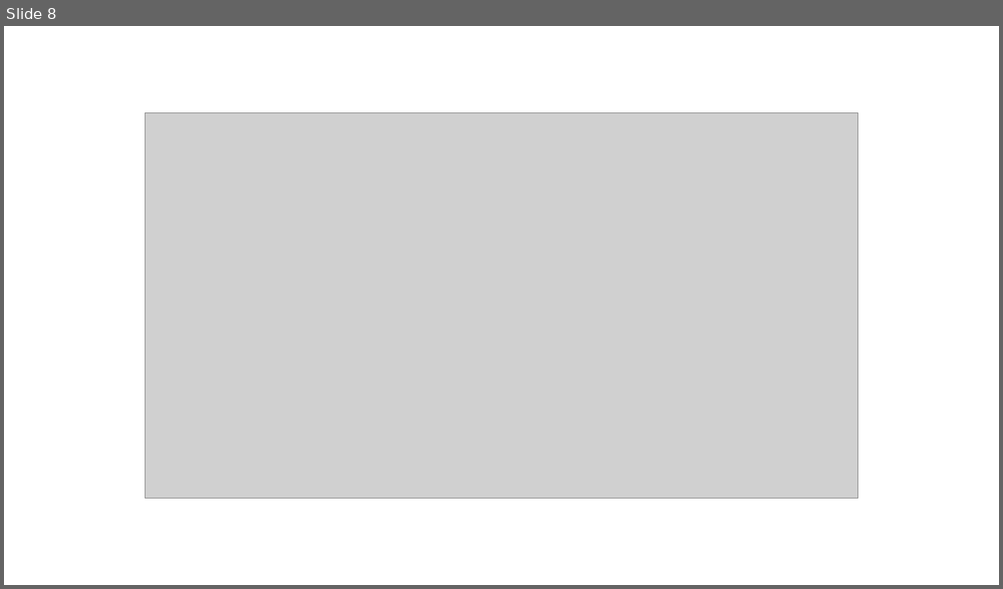
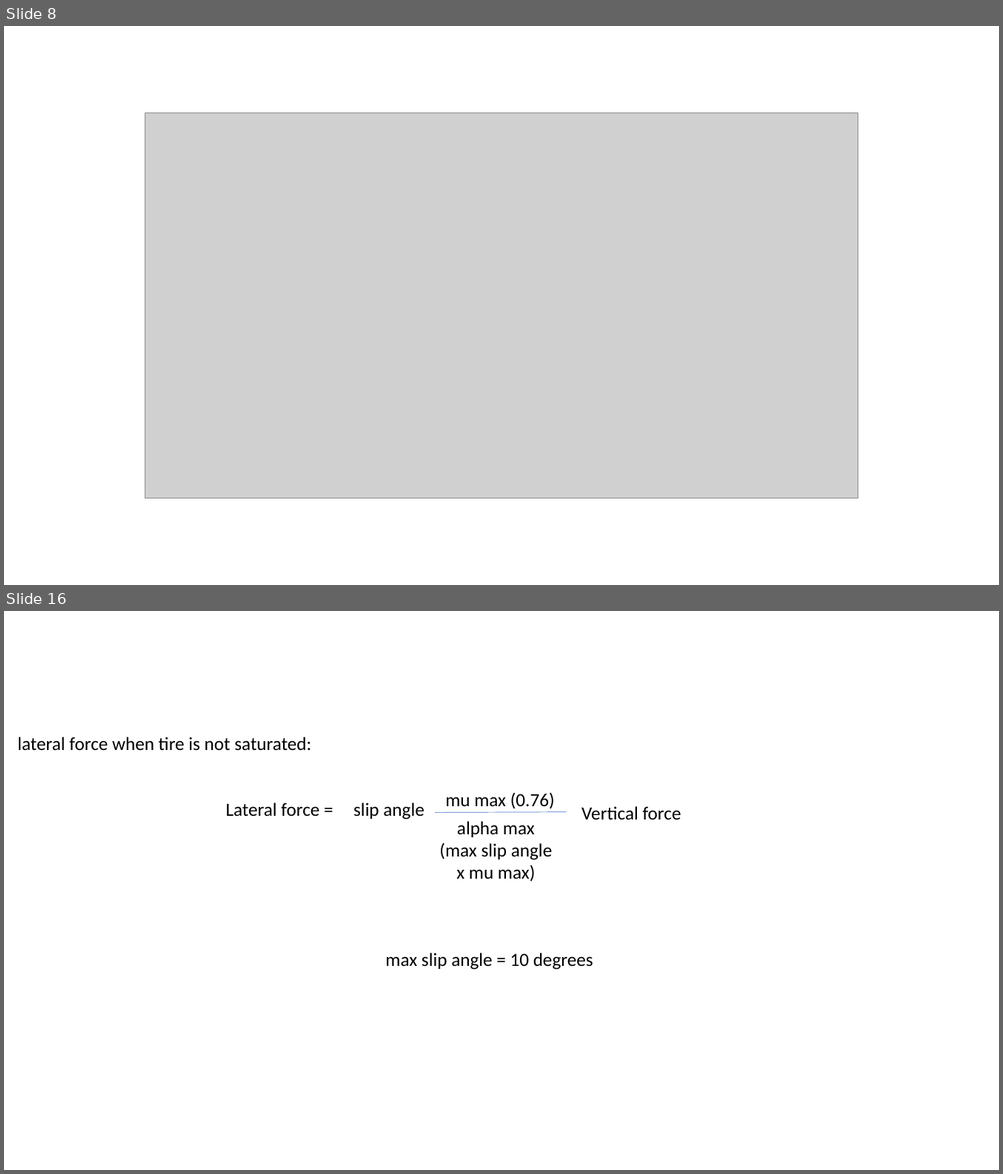
Before and after one commit to joe-cormier/pycrash, a slide deck: projects/validation - single vehicle motion/reports/Pycrash Results 15 mph steer.pptx. Shown one above the other, each under a label of ours: slide 8 before the commit, slides 8 and 16 after it; the slides between them are not shown. The pictures are 1003x589 and 1003x1174 pixels, drawn with LibreOffice and Linux fonts; fonts in the diff are those of the drawing; grey boxes stand for pictures. Boxes give left, top, right and bottom in pixels: in the first picture for what was removed or moved away, otherwise in the second. Text is boxed around its words. In the diff, an @@ line names an element or a change of style, - is before the commit and + after.

```diff
--- a/projects/validation - single vehicle motion/reports/Pycrash Results 15 mph steer.pptx
+++ b/projects/validation - single vehicle motion/reports/Pycrash Results 15 mph steer.pptx
@@ slide 16 added at (x1=4, y1=611, x2=999, y2=1170), background #FFFFFF @@
@@ text added at (x1=17, y1=737, x2=311, y2=751), 18 pt, text #000000 @@
+lateral force when tire is not saturated:
@@ text added at (x1=226, y1=803, x2=319, y2=817), 18 pt, text #000000 @@
+Lateral force =
@@ text added at (x1=353, y1=803, x2=424, y2=820), 18 pt, text #000000 @@
+slip angle
@@ text added at (x1=445, y1=792, x2=555, y2=809), 18 pt, text #000000 @@
+mu max (0.76)
@@ text added at (x1=581, y1=806, x2=681, y2=820), 18 pt, text #000000 @@
+Vertical force
@@ line added from (435, 812) to (566, 812), #4472C4 0.5 pt @@
@@ text added at (x1=439, y1=821, x2=552, y2=882), 18 pt, text #000000 @@
+alpha max (max slip angle x mu max)
@@ text added at (x1=385, y1=953, x2=593, y2=970), 18 pt, text #000000 @@
+max slip angle = 10 degrees
```
Also in this commit, not shown: 1 slide changed, 9 other slides added, 2 slides removed, 3 other files.
